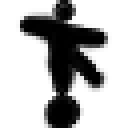
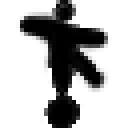
The second (128, 128) image is a revision of the first. Changes to its layers:
painted on "Layer 35" over 44, 4, 92, 128
